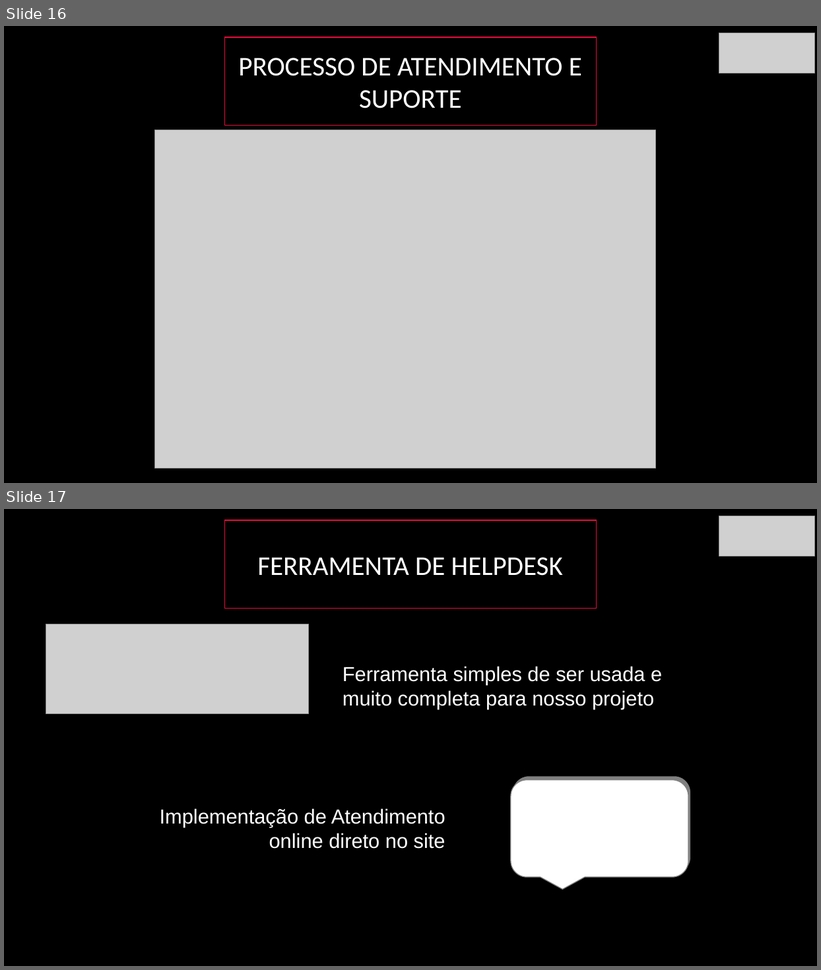
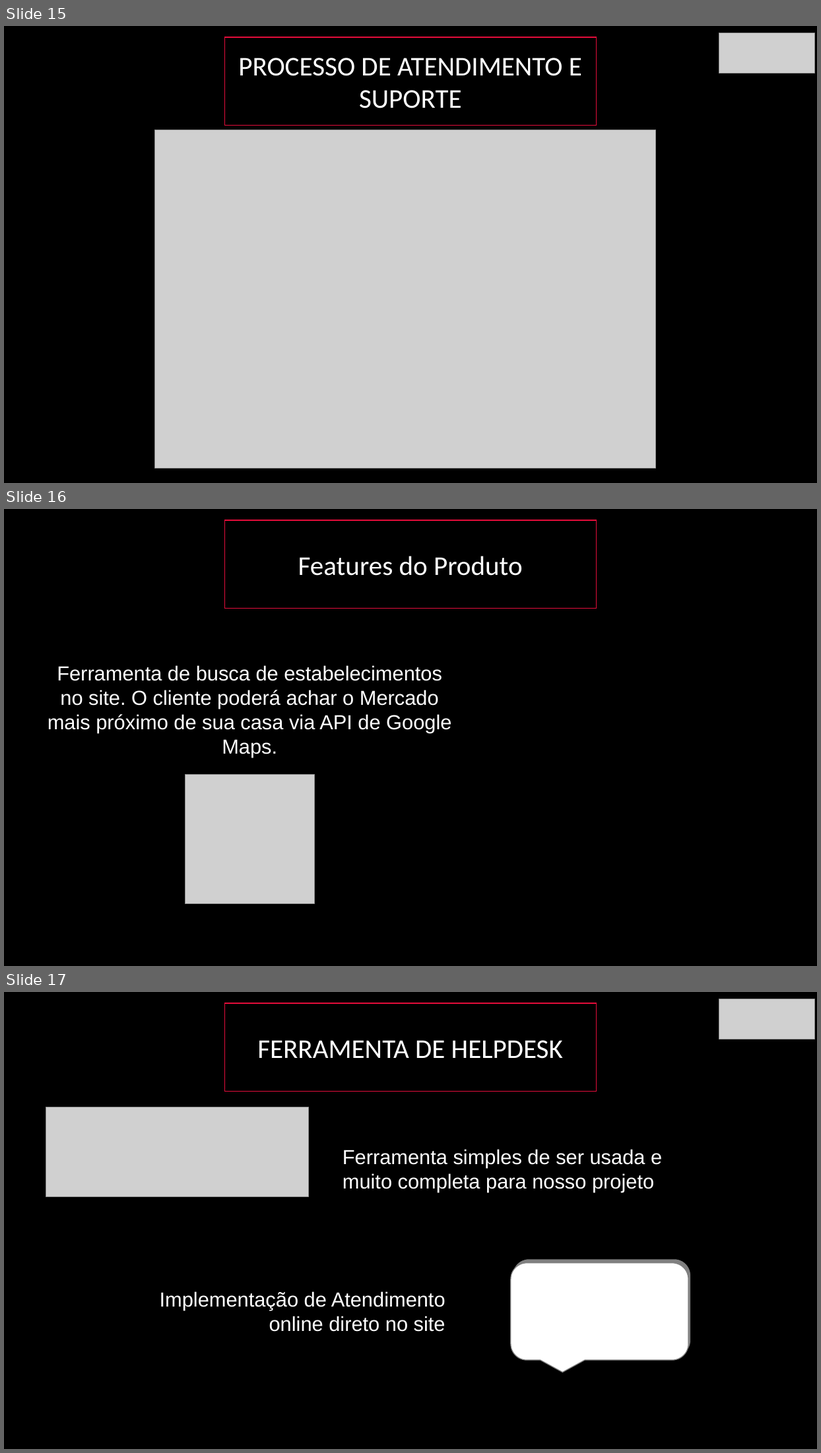
Before and after one commit to BandTec/blind-market, a slide deck: Apresentação-blindmarket.pptx. Shown one above the other, each under a label of ours: slides 16 and 17 before the commit, slides 15, 16 and 17 after it. The pictures are 821x970 and 821x1453 pixels, drawn with LibreOffice and Linux fonts; fonts in the diff are those of the drawing; grey boxes stand for pictures. Boxes give left, top, right and bottom in pixels: in the first picture for what was removed or moved away, otherwise in the second. Text is boxed around its words. In the diff, an @@ line names an element or a change of style, - is before the commit and + after.

```diff
--- a/Apresentação-blindmarket.pptx
+++ b/Apresentação-blindmarket.pptx
@@ slide 16 added at <box>4,509,817,966</box>, background #000000 @@
@@ rectangle added at <box>225,520,596,609</box>, fill #000000, outline #E50D3B 1 pt, 32 pt, text #FFFFFF @@
+Features do Produto
@@ text added at <box>48,665,451,758</box>, 24 pt, text #FFFFFF @@
+Ferramenta de busca de estabelecimentos no site. O cliente poderá achar o Mercado mais próximo de sua casa via API de Google Maps.
@@ picture added at <box>185,775,314,904</box> @@
@@ what was slide 16 is now slide 15 @@
```
Also in this commit, not shown: 1 slide changed, 1 other file.
